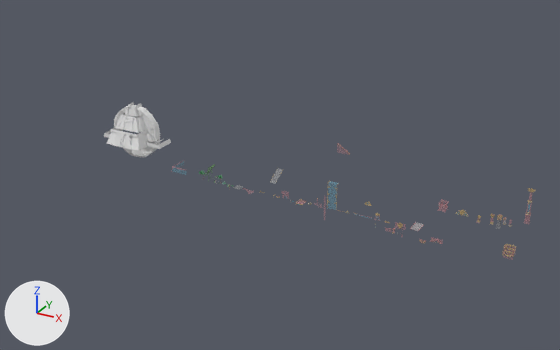
The FBX model Great Seal Recreation/Assets/Meshes/allMeshesExport.fbx: old version first, new version second.
The view is the same before and after, from a camera (50 mm lens) standing at (501.0, -624.0, 321.0) and looking at (123.0, 62.0, -22.0). The lights are fixed; the arrows at lower left show +X, +Y and +Z. Where no turn or scale is listed for an object, it has been applied to the vertices.

Objects in the first picture: 'Pyramid0', 'Pyramid0Ring0', 'Pyramid0Ring1'.
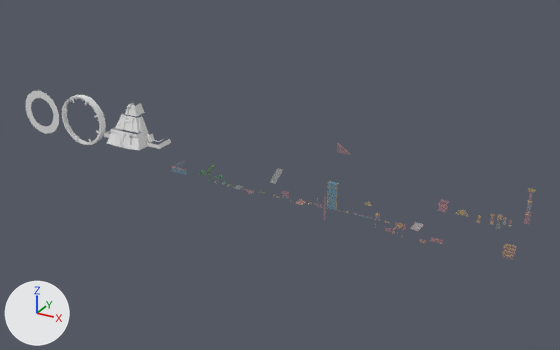
Patch to the scene script:
```diff
--- a/Great Seal Recreation/Assets/Meshes/allMeshesExport.fbx.py
+++ b/Great Seal Recreation/Assets/Meshes/allMeshesExport.fbx.py
@@ ob_pyramid0ring0 @@
 ob_pyramid0ring0 = bpy.data.objects.new('Pyramid0Ring0', me_mesh_203)
-ob_pyramid0ring0.location = (-49.0, 33.8, 7.7)
+ob_pyramid0ring0.location = (-193.4, 33.8, 7.7)
@@ ob_pyramid0ring1 @@
 ob_pyramid0ring1 = bpy.data.objects.new('Pyramid0Ring1', me_mesh_202)
-ob_pyramid0ring1.location = (-49.0, 33.8, 7.7)
+ob_pyramid0ring1.location = (-129.3, 33.8, 7.7)
```

What differs and where, as boxes [x1, y1, x2, y2] in the pictures (560 x 350 px):
'Pyramid0Ring1', moved: before [114, 105, 160, 157]; after [62, 95, 106, 145]
'Pyramid0Ring0', moved: before [117, 111, 154, 155]; after [26, 91, 59, 134]
